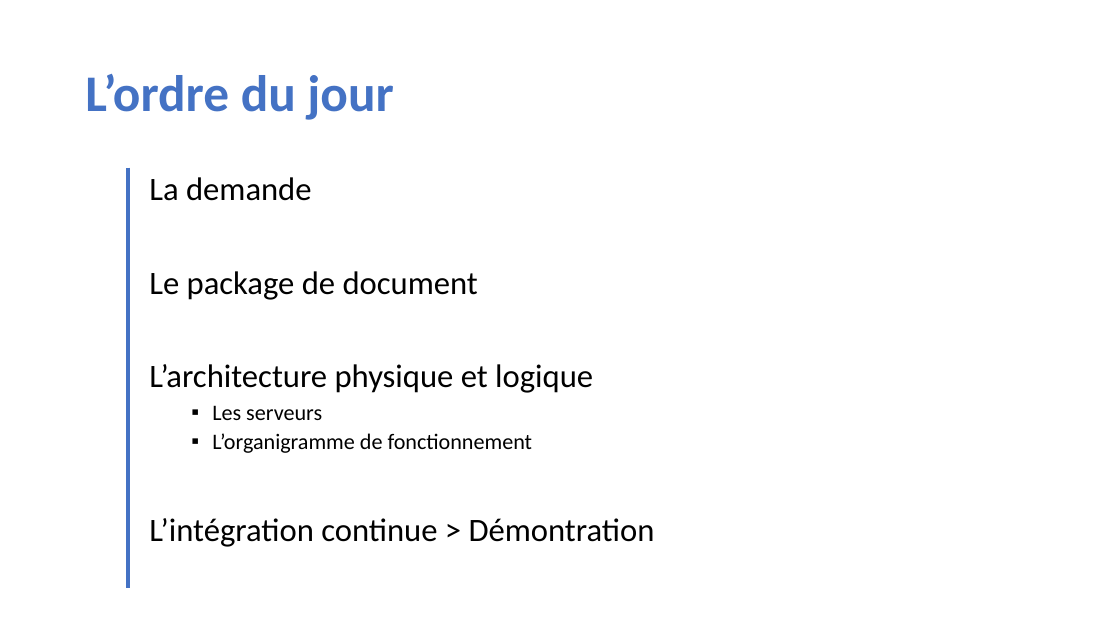
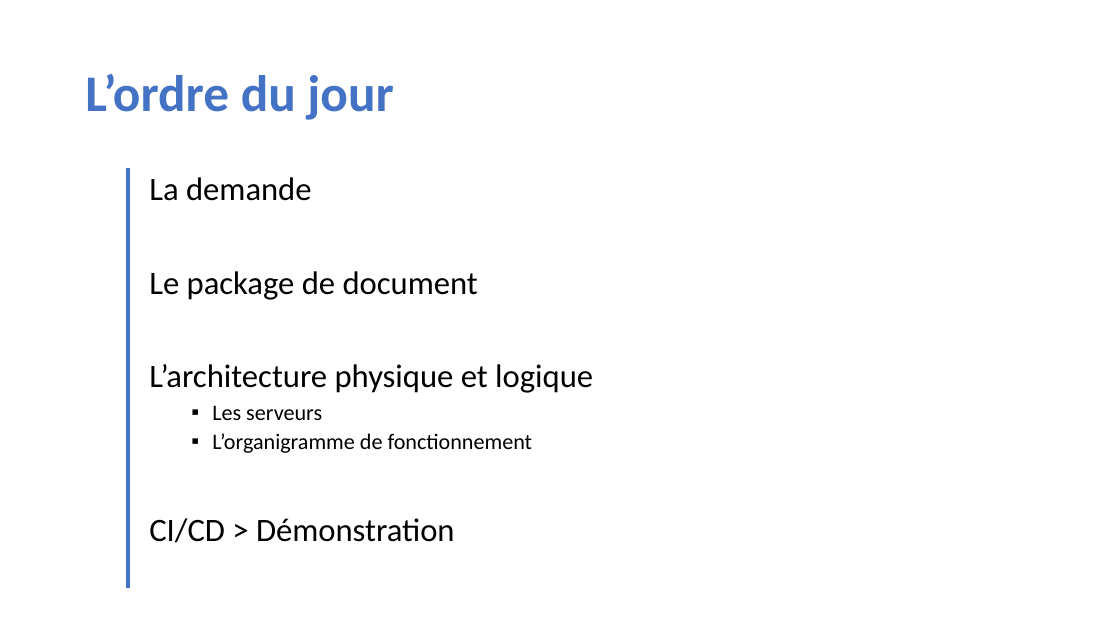
Before and after one commit to FlorianVigier/4DVOP_POZOS, a slide deck: slide 2 of 4DVOP.pptx. Drawn at 1120x630 pixels with LibreOffice and Linux fonts; fonts in the diff are those of the drawing; background and template pictures are left out. Boxes give left, top, right and bottom in pixels: in the first picture for what was removed or moved away, otherwise in the second. Text is boxed around its words. In the diff, an @@ line names an element or a change of style, - is before the commit and + after.

```diff
--- a/4DVOP.pptx
+++ b/4DVOP.pptx
@@ text at bbox=[149, 518, 455, 543]: text changed @@
-L’intégration continue > Démontration
+CI/CD > Démonstration
```
Also in this commit, not shown: 3 other slides changed, 1 slide added, 4 other files.
